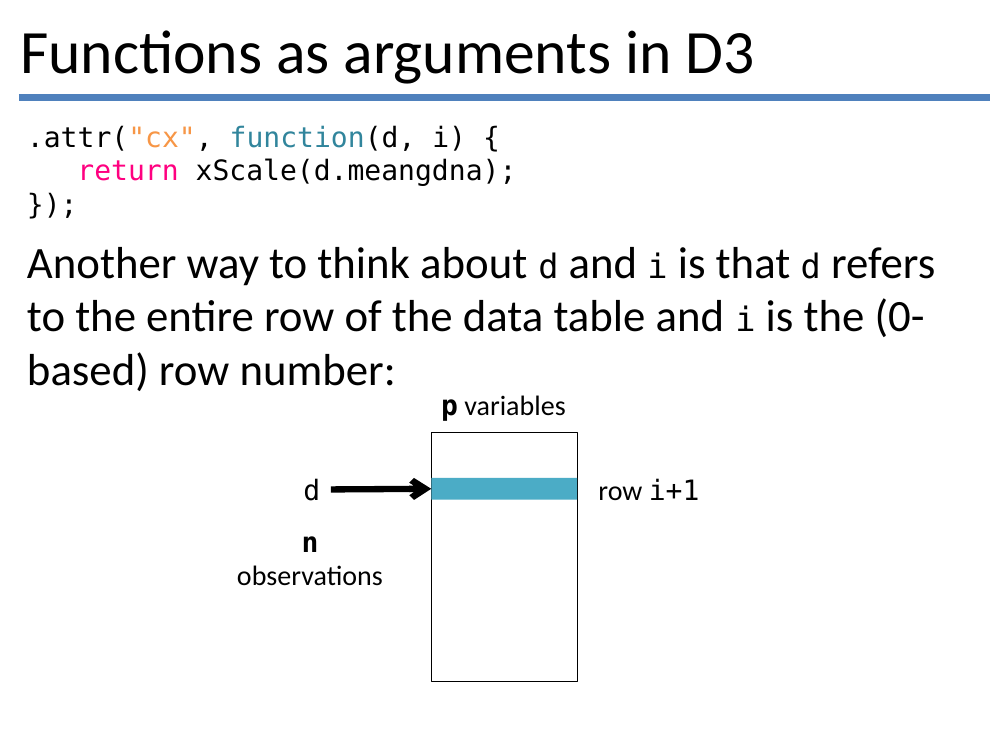
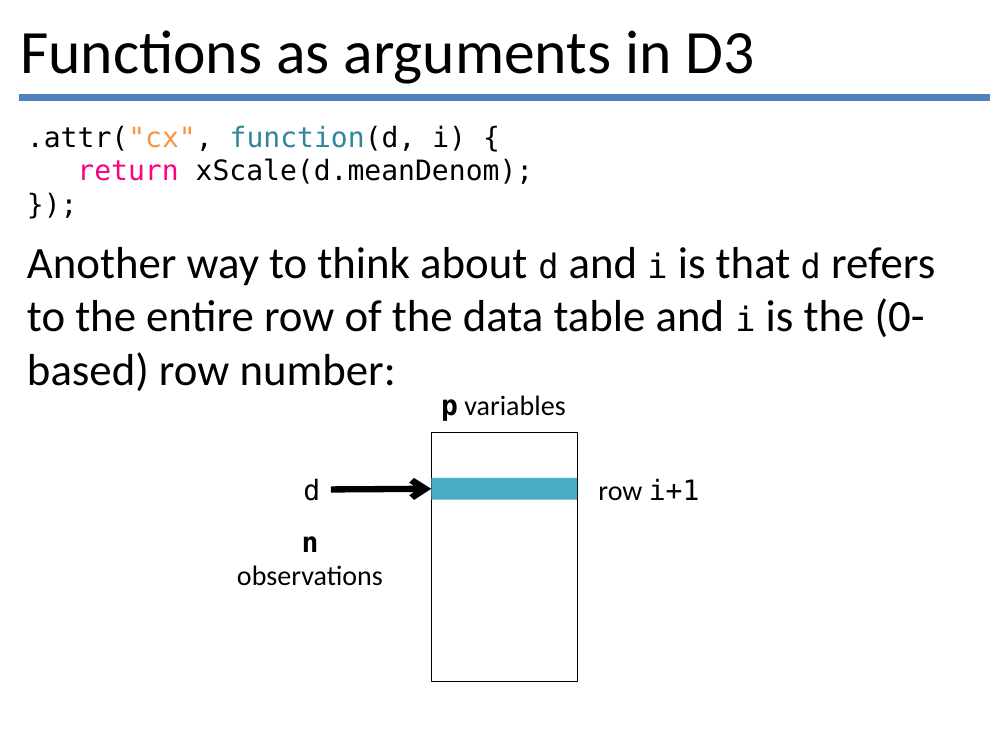
Before and after one commit to lmyint/d3talk, a slide deck: slide 23 of d3.pptx. Drawn at 1008x756 pixels with LibreOffice and Linux fonts; fonts in the diff are those of the drawing. Boxes give left, top, right and bottom in pixels: in the first picture for what was removed or moved away, otherwise in the second. Text is boxed around its words. In the diff, an @@ line names an element or a change of style, - is before the commit and + after.

```diff
--- a/d3.pptx
+++ b/d3.pptx
@@ text at box(77, 158, 534, 184): text changed @@
-return xScale(d.meangdna);
+return xScale(d.meanDenom);
```
Also in this commit, not shown: 4 other slides changed.
